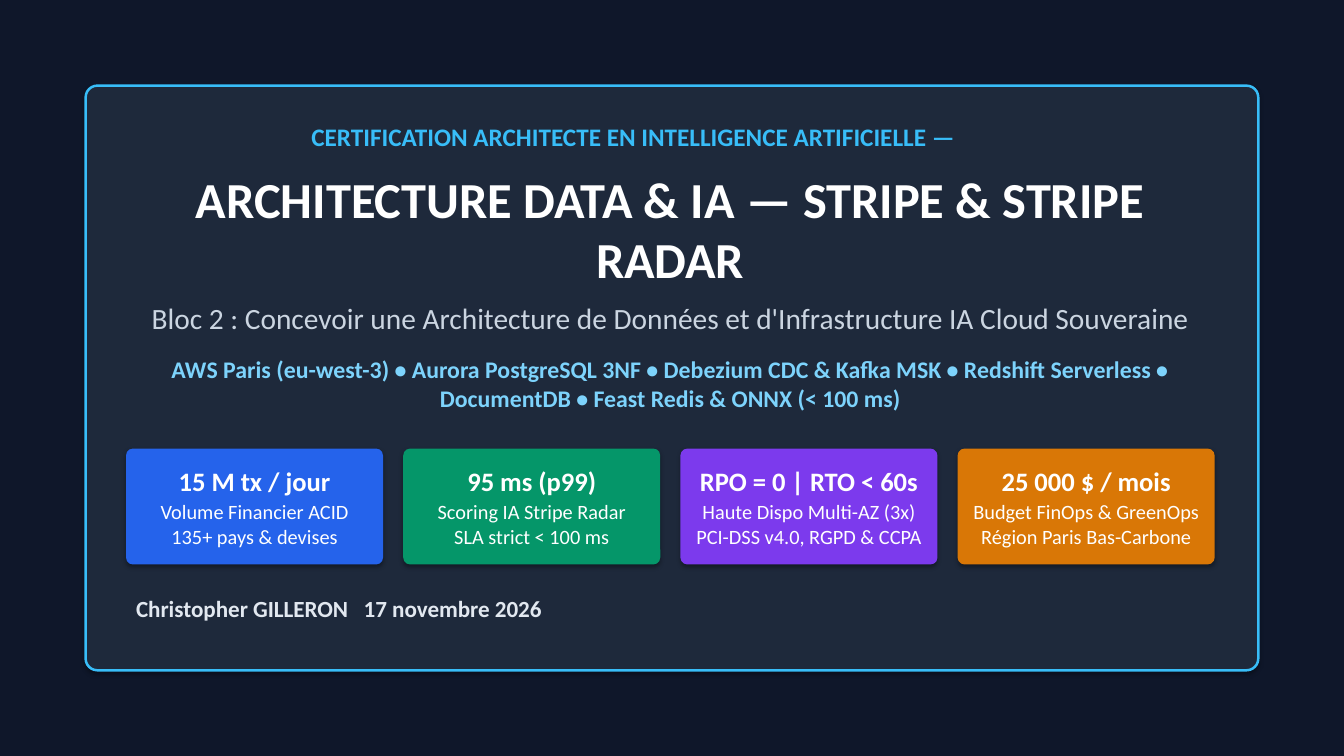
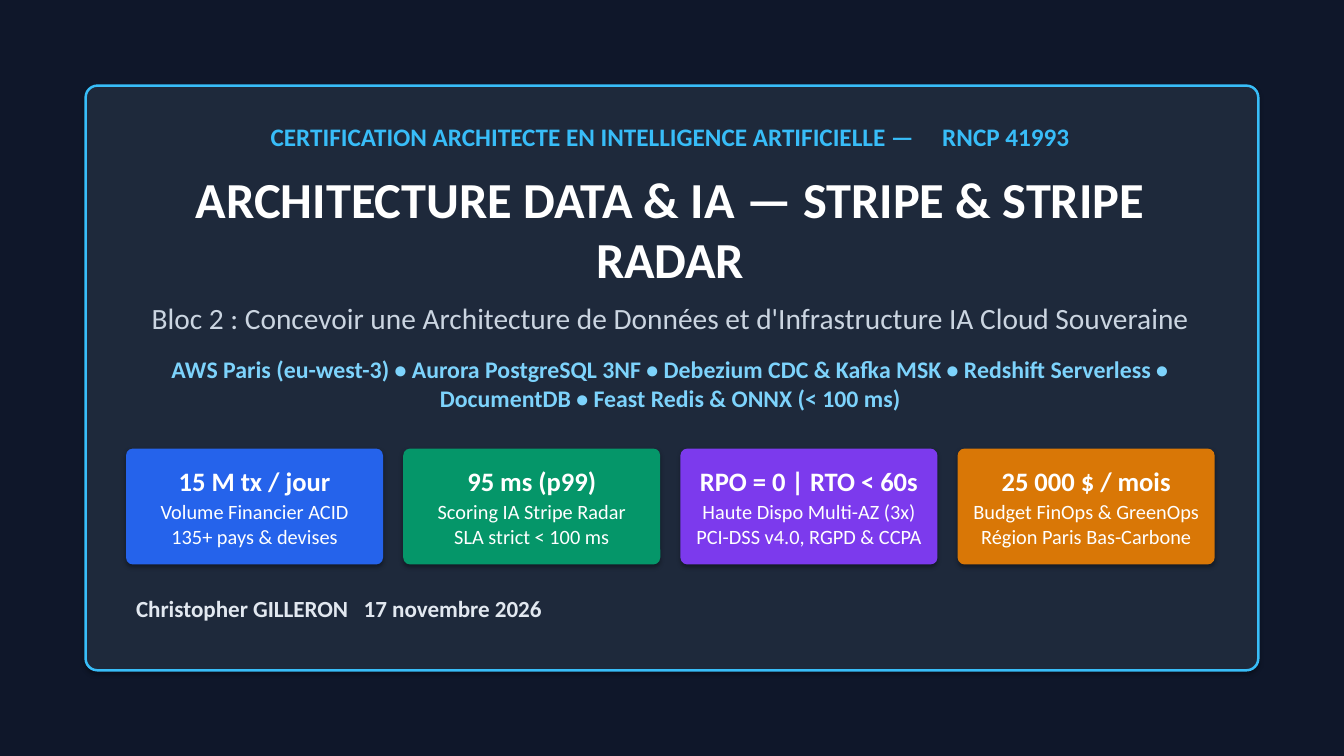
Before and after one commit to Elkristobal59/CERTIFICATION_AIA, a slide deck: slide 1 of 02_BLOC_2_ARCHITECTURE_STRIPE/LIVRABLES/PRESENTATION_STRIPE_BLOC2.pptx. Drawn at 1344x756 pixels with LibreOffice and Linux fonts; fonts in the diff are those of the drawing. Boxes give left, top, right and bottom in pixels: in the first picture for what was removed or moved away, otherwise in the second. Text is boxed around its words. In the diff, an @@ line names an element or a change of style, - is before the commit and + after.

Commit message:
chore(rncp-41993): harmonize blocs 1-4 code, DLQ PII sanitization, slides, and deliverables

```diff
--- a/02_BLOC_2_ARCHITECTURE_STRIPE/LIVRABLES/PRESENTATION_STRIPE_BLOC2.pptx
+++ b/02_BLOC_2_ARCHITECTURE_STRIPE/LIVRABLES/PRESENTATION_STRIPE_BLOC2.pptx
@@ text at box(271, 129, 1069, 146): text changed @@
-CERTIFICATION ARCHITECTE EN INTELLIGENCE ARTIFICIELLE —
+CERTIFICATION ARCHITECTE EN INTELLIGENCE ARTIFICIELLE — RNCP 41993
```
Also in this commit, not shown: 1 other slide changed, 22 other files.
